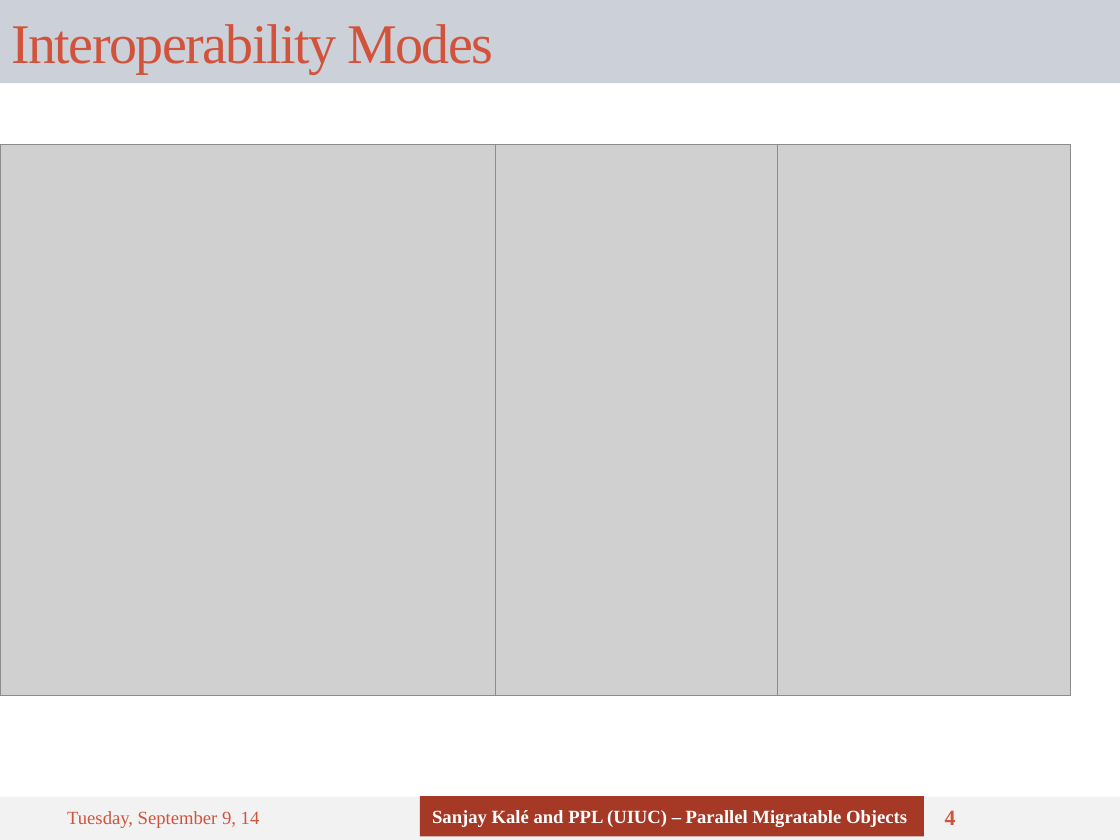
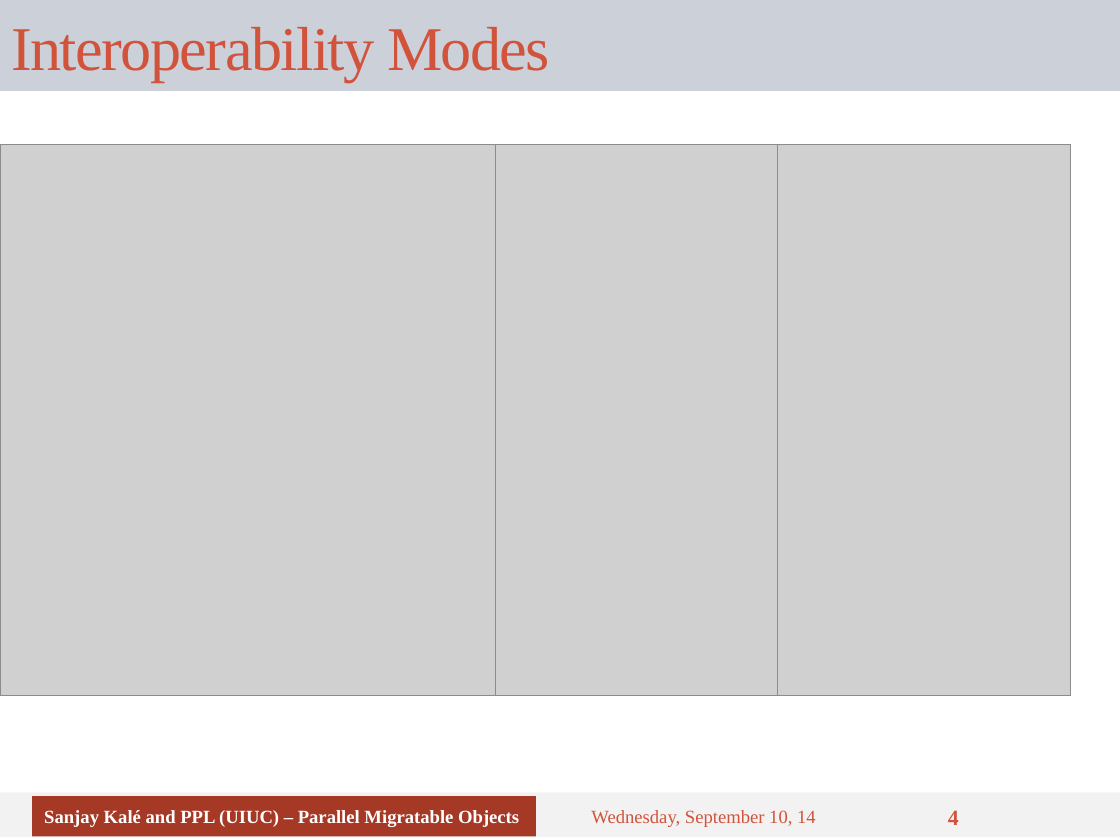
Before and after one commit to UIUC-PPL/charm_tutorial, a slide deck: slide 4 of tutorial-11-interoperability.pptx. Drawn at 1120x840 pixels with LibreOffice and Linux fonts; fonts in the diff are those of the drawing; grey boxes stand for pictures. Boxes give left, top, right and bottom in pixels: in the first picture for what was removed or moved away, otherwise in the second. Text is boxed around its words. In the diff, an @@ line names an element or a change of style, - is before the commit and + after.

```diff
--- a/tutorial-11-interoperability.pptx
+++ b/tutorial-11-interoperability.pptx
@@ title "Interoperability Modes" resized from (x1=0, y1=0, x2=1120, y2=83) to (x1=0, y1=0, x2=1120, y2=91) @@
@@ title "Interoperability Modes" at (x1=0, y1=0, x2=1120, y2=91): size 36 to 40 pt @@
@@ rectangle moved from (x1=0, y1=797, x2=1120, y2=840) to (x1=0, y1=793, x2=1120, y2=838) @@
@@ rectangle "Sanjay Kalé and PPL (UIUC) ..." moved from (x1=420, y1=796, x2=924, y2=837) to (x1=32, y1=796, x2=536, y2=837) @@
@@ text at (x1=591, y1=810, x2=816, y2=827): text changed @@
-Tuesday, September 9, 14
+Wednesday, September 10, 14
```
Also in this commit, not shown: 5 other slides changed.
